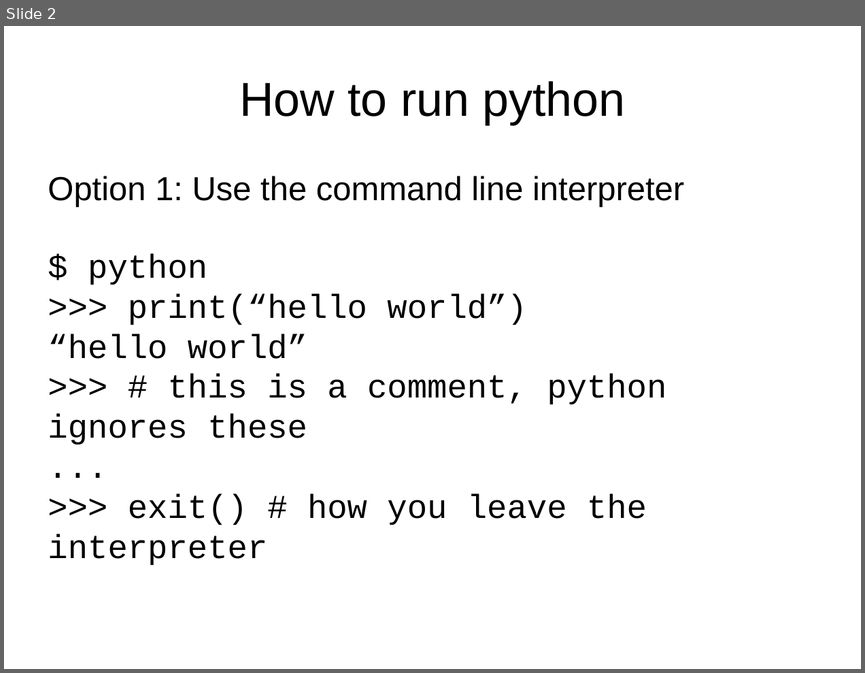
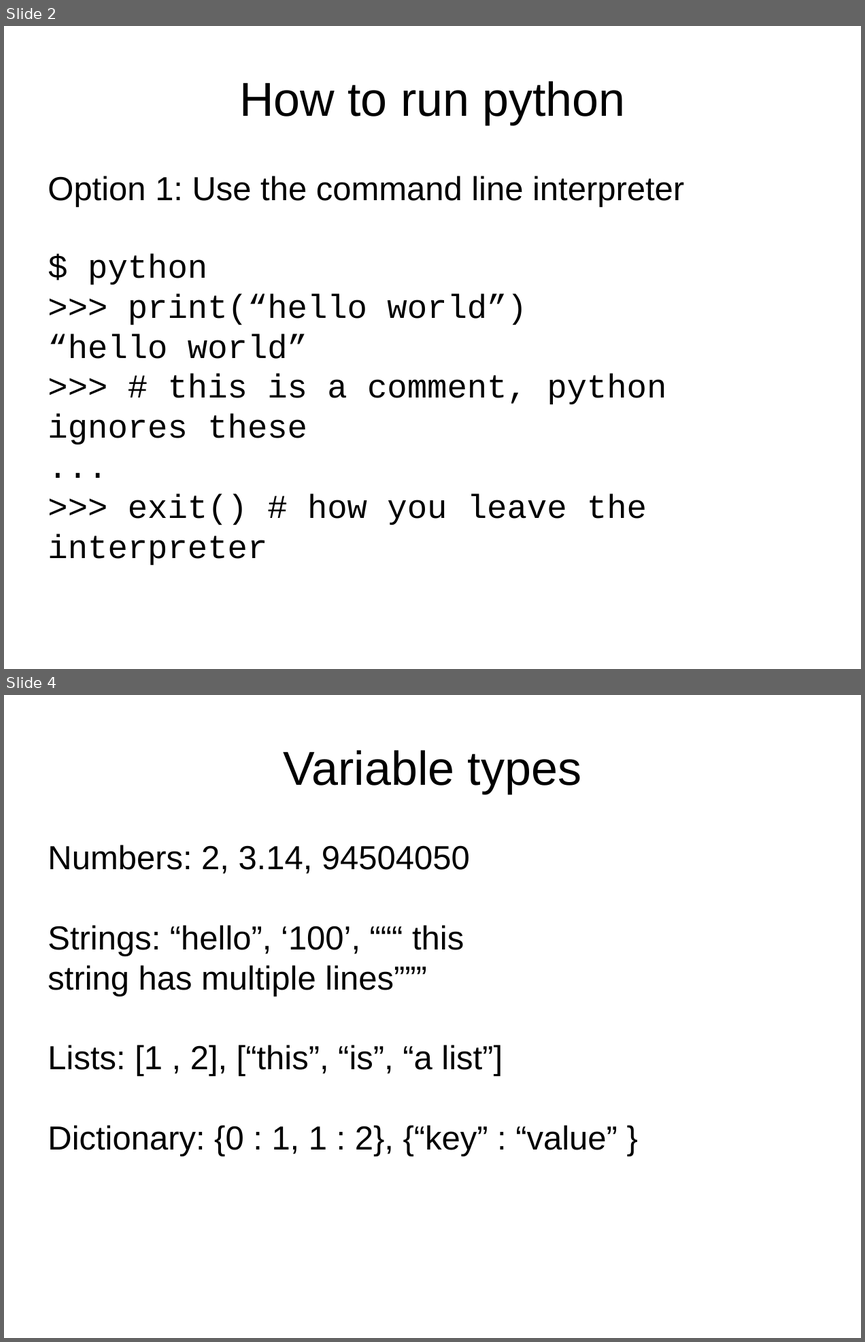
Before and after one commit to jyesselm/Chem991E, a slide deck: 01_introduction_to_python/slides.pptx. Shown one above the other, each under a label of ours: slide 2 before the commit, slides 2 and 4 after it; the slides between them are not shown. The pictures are 865x673 and 865x1342 pixels, drawn with LibreOffice and Linux fonts; fonts in the diff are those of the drawing. Boxes give left, top, right and bottom in pixels: in the first picture for what was removed or moved away, otherwise in the second. Text is boxed around its words. In the diff, an @@ line names an element or a change of style, - is before the commit and + after.

```diff
--- a/01_introduction_to_python/slides.pptx
+++ b/01_introduction_to_python/slides.pptx
@@ slide 4 added at [4,695,861,1338], background #FFFFFF @@
@@ title added at [283,750,581,794], 40 pt, text #000000 @@
+Variable types
@@ text added at [48,845,617,1156], 28 pt, text #000000 @@
+Numbers: 2, 3.14, 94504050
+Strings: “hello”, ‘100’, “““ this
+string has multiple lines”””
+Lists: [1 , 2], [“this”, “is”, “a list”]
+Dictionary: {0 : 1, 1 : 2}, {“key” : “value” }
```
Also in this commit, not shown: 1 slide changed, 1 other slide added, 1 other file.
